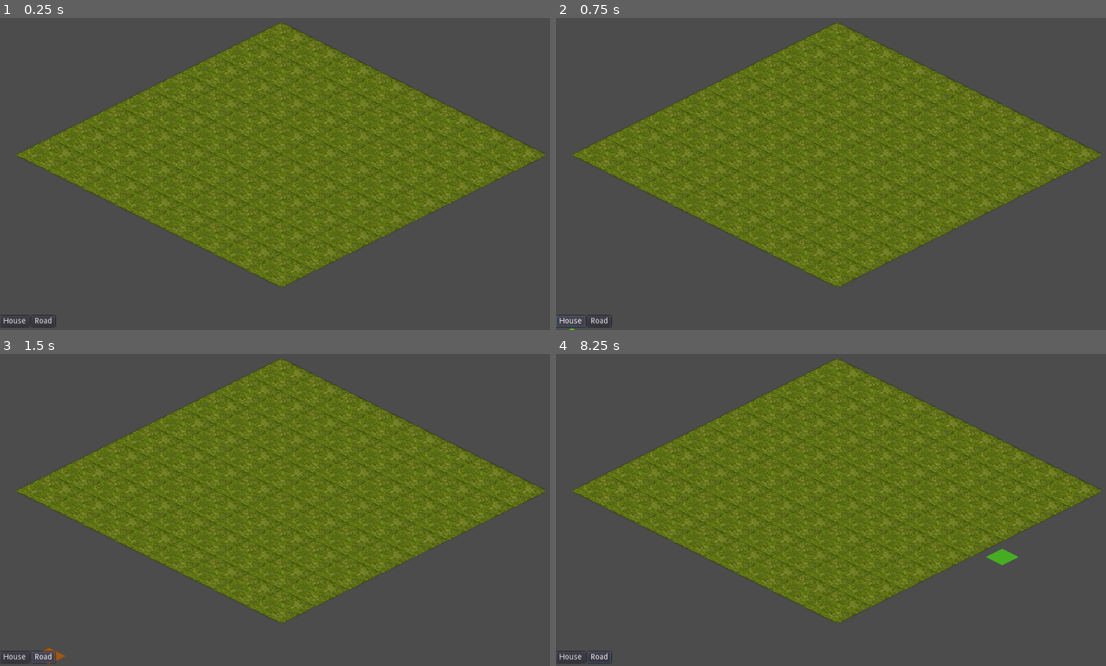
Above: before the commit, frames 1-4 (two rows, left to right).
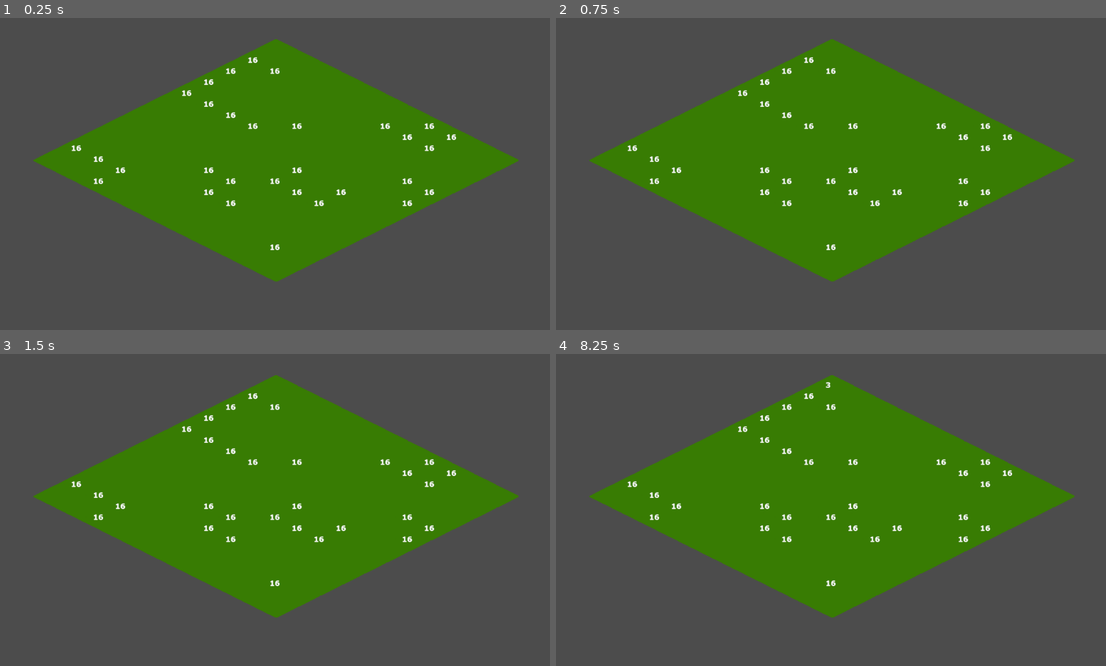
Above: after the commit, the same moments.

Repository: GuillaumeDeparis/CityBuilder
Game: Godot game, scene res://Astart.tscn
Two runs of this game, one before a commit and one after it. Both use one fixed random seed, a clock stepped at 60 frames per second and the inputs below. Before the commit the project starts from res://RoadMap.tscn.
Inputs (mouse positions are in pixels of both pictures, inside the frame that each line leads up to):
- Up to frame 1 (0.25 s): no input
- Up to frame 2 (0.75 s): click (572, 320) at 0.5 s, where only the run before the commit has a clickable "House"
- Up to frame 3 (1.5 s): click (44, 656) at 1.25 s, where only the run before the commit has a clickable "Road"
- Up to frame 4 (8.25 s): click (572, 656) at 2 s, where only the run before the commit has a clickable "House"; click (600, 656) at 2.75 s, where only the run before the commit has a clickable "Road"; click (572, 656) at 3.5 s, where only the run before the commit has a clickable "House"; click (600, 656) at 4.25 s, where only the run before the commit has a clickable "Road"; tap Enter at 5, 6.5, 8 s; move the mouse to (963, 485) at 5.02 s; click (963, 485) at 5.17 s; tap Space at 5.75, 7.25 s; drag from (726, 516) to (809, 566) at 5.77 s; move the mouse to (897, 428) at 6.52 s; click (897, 428) at 6.67 s; drag from (809, 566) to (671, 450) at 7.27 s; move the mouse to (1007, 550) at 8.02 s; click (1007, 550) at 8.17 s

The runs differ from the first frame. In frame 1, 41% of the frame differs, in the area x 0-100%, y 1-100%; in frame 2, 41%; in frame 3, 41%; in frame 4, 41%.

Commit message:
[*] Modification des cameras inutiles

Diff:
--- a/Node2D.tscn
+++ b/Node2D.tscn
@@ -4,6 +4,7 @@
 [ext_resource path="res://TileSet/numberTest.tres" type="TileSet" id=2]
 
 [node name="Node2D" type="Node2D"]
+visible = false
 script = ExtResource( 1 )
 
 [node name="GroundMap" type="TileMap" parent="."]
--- a/RoadMap.tscn
+++ b/RoadMap.tscn
@@ -24,6 +24,7 @@
 1/z_index = 0
 
 [node name="Node2D" type="Node2D"]
+visible = false
 script = ExtResource( 3 )
 
 [node name="GroundMap" type="TileMap" parent="."]
@@ -57,10 +58,11 @@
 tile_data = PoolIntArray( 0, 0, 0, 1, 0, 0, 2, 0, 0, 3, 0, 0, 4, 0, 0, 5, 0, 0, 6, 0, 0, 7, 0, 0, 65536, 0, 0, 65537, 0 …(755 unchanged characters)…
 
 [node name="Camera2D" type="Camera2D" parent="."]
+visible = false
 position = Vector2( 3, 258 )
-current = true
 
 [node name="Control" parent="." instance=ExtResource( 6 )]
+visible = false
 anchor_bottom = 0.0
 margin_left = -509.0
 margin_top = -43.0
--- a/asset_lib.gd
+++ b/asset_lib.gd
@@ -1,16 +1,5 @@
 extends Node
 
+var global_asset={
 
-# Declare member variables here. Examples:
-# var a = 2
-# var b = "text"
-
-
-# Called when the node enters the scene tree for the first time.
-func _ready():
-	pass # Replace with function body.
-
-
-# Called every frame. 'delta' is the elapsed time since the previous frame.
-#func _process(delta):
-#	pass
+}
--- a/project.godot
+++ b/project.godot
@@ -18,16 +18,28 @@
 "class": "UnitPath",
 "language": "GDScript",
 "path": "res://UnitPath.gd"
+}, {
+"base": "Reference",
+"class": "_AStar",
+"language": "GDScript",
+"path": "res://_AStar.gd"
+}, {
+"base": "Node",
+"class": "_Node",
+"language": "GDScript",
+"path": "res://_Node.gd"
 } ]
 _global_script_class_icons={
 "PathFinder": "",
-"UnitPath": ""
+"UnitPath": "",
+"_AStar": "",
+"_Node": ""
 }
 
 [application]
 
 config/name="Brutus"
-run/main_scene="res://RoadMap.tscn"
+run/main_scene="res://Astart.tscn"
 config/icon="res://icon.png"
 
 [autoload]
